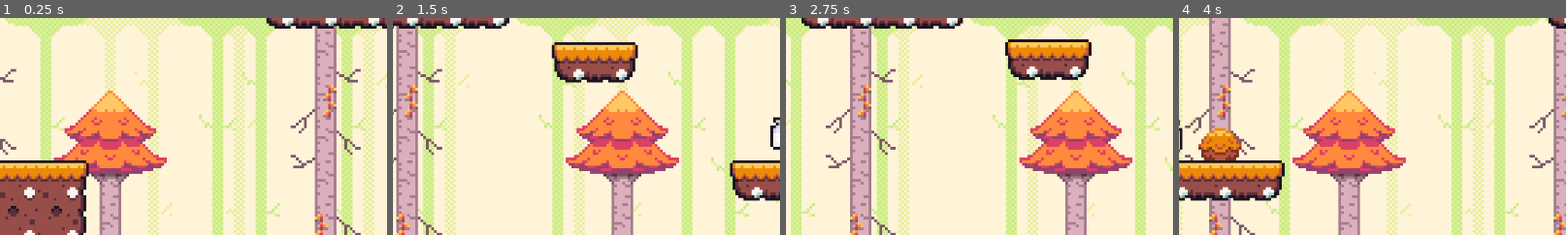
Above: before the commit, frames 1-4 (left to right).
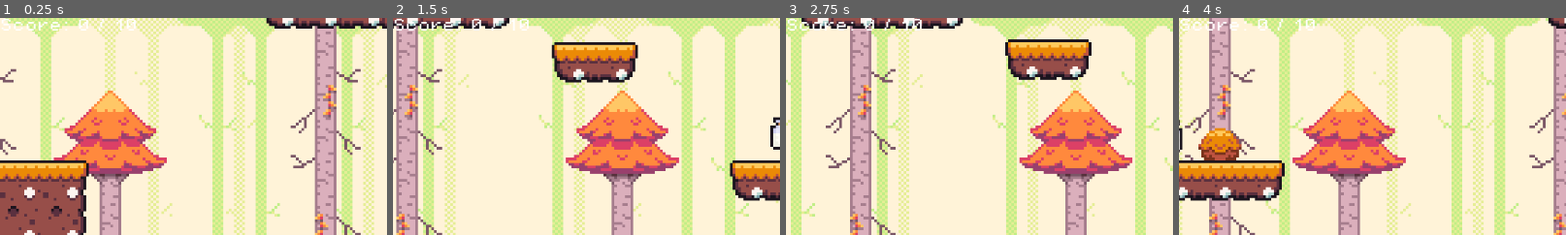
Above: after the commit, the same moments.

Repository: CakeRun/Vaerkstedsuge.github-brug-denne
Game: Godot game, scene res://level 2 (fall)/Level 2.tscn
Two runs of this game, one before a commit and one after it. Both use one fixed random seed, a clock stepped at 60 frames per second and the inputs below. This scene is started directly instead of the project's main scene.
Inputs:
- Up to frame 1 (0.25 s): no input
- Up to frame 2 (1.5 s): tap Enter (ui_accept) at 0.5 s; hold D (move_right) from 0.53 s (still down); tap X (attack) at 0.6, 1.35 s; tap Space (jump) at 0.77 s
- Up to frame 3 (2.75 s): tap Space (jump) at 1.52 s; release D (move_right) at 2.03 s; hold A (move_left) from 2.03 s (still down); tap X (attack) at 2.1 s
- Up to frame 4 (4 s): release A (move_left) at 2.78 s; hold D (move_right) from 2.78 s (still down); tap X (attack) at 2.85, 3.6 s; tap Space (jump) at 3.02, 3.77 s
The pictures show only the part of the screen within x 0-50%, y 0-50%; the shares and areas given below are measured in that part.

The runs differ from the first frame. In frame 1, 0.5% of the frame differs, in the area x 0-36%, y 0-6%; in frame 2, 0.5%; in frame 3, 0.5%; in frame 4, 0.5%.

Commit message:
Game Score
Kan kun testes når vi får styr på sceneskift og fjerner i alle levels

Diff:
--- a/GoDot/Level 1 (green)/GameManager.gd
+++ b/GoDot/Level 1 (green)/GameManager.gd
@@ -2,6 +2,8 @@
 
 var score = 0
 var addscore = 0
+
+var totalscore = 0
 
 @onready var score_label = $CanvasLayer/ScoreLabel
 
@@ -17,3 +19,7 @@
 	elif GameManager.enemy_type == "Bear":
 		addscore += 3
 	score_label.text = "Score: " + str(score) + " / 10" + " + " + str(addscore)
+
+func total_points():
+	totalscore = score + addscore
+	GameManager.current_level_score = totalscore
--- a/GoDot/global.gd
+++ b/GoDot/global.gd
@@ -5,3 +5,10 @@
 var enemy_attack = false
 
 var enemy_type = "String"
+
+var current_level_score = 0
+
+var total_score = 0
+
+func game_score():
+	total_score = total_score + current_level_score
--- a/GoDot/level 2 (fall)/Level 2.tscn
+++ b/GoDot/level 2 (fall)/Level 2.tscn
@@ -1,20 +1,23 @@
-[gd_scene load_steps=33 format=3 uid="uid://qhx4cxt4kjmw"]
-
+[gd_scene load_steps=36 format=3 uid="uid://qhx4cxt4kjmw"]
+
+[ext_resource type="Script" path="res://Level 1 (green)/GameManager.gd" id="1_d4dxq"]
 [ext_resource type="Texture2D" uid="uid://dregkhwcexytk" path="res://Graphics/Seasonal Tilesets/2 - Autumn Forest/Terrain (16 x 16).png" id="1_wqq13"]
 [ext_resource type="Texture2D" uid="uid://bvkkw8kyxcavf" path="res://Graphics/Seasonal Tilesets/2 - Autumn Forest/Autumn_entities (16 x 16).png" id="2_l3t5a"]
+[ext_resource type="FontFile" uid="uid://lobebsc6nhjr" path="res://Graphics/Font/PixelOperator8.ttf" id="2_noxbo"]
 [ext_resource type="Texture2D" uid="uid://bxygh80dl2bau" path="res://Graphics/Seasonal Tilesets/2 - Autumn Forest/Background parts/_Complete_static_BG_(288 x 208).png" id="3_5bytn"]
 [ext_resource type="Texture2D" uid="uid://c5wc6rbivxap2" path="res://Graphics/Seasonal Tilesets/2 - Autumn Forest/Background parts/2 - Trees.png" id="4_3hsrs"]
 [ext_resource type="Texture2D" uid="uid://gxf2r8n7b1k2" path="res://Graphics/Seasonal Tilesets/2 - Autumn Forest/Background parts/1 - Leaf_top.png" id="5_14px6"]
 [ext_resource type="Texture2D" uid="uid://ba5x0nl33l275" path="res://Graphics/Seasonal Tilesets/2 - Autumn Forest/Background parts/4 - Tree_row_BG_1.png" id="6_xgdej"]
 [ext_resource type="Texture2D" uid="uid://t3xmeajl4dy8" path="res://Graphics/BackgroundFall.png" id="7_yjnww"]
 [ext_resource type="PackedScene" uid="uid://chseesgkhofm3" path="res://level 2 (fall)/animatable_body_2d.tscn" id="8_6ckl1"]
-[ext_resource type="PackedScene" uid="uid://64nw0m5jl78e" path="res://killzone.tscn" id="9_nuwi6"]
-[ext_resource type="PackedScene" uid="uid://cu5d3ucmmw8bx" path="res://platform_fall.tscn" id="10_gdg2f"]
+[ext_resource type="PackedScene" path="res://killzone.tscn" id="9_nuwi6"]
+[ext_resource type="PackedScene" path="res://platform_fall.tscn" id="10_gdg2f"]
 [ext_resource type="PackedScene" uid="uid://c0ayqo0w41tl0" path="res://Player/Player.tscn" id="11_hwchh"]
 [ext_resource type="PackedScene" uid="uid://kkhss8y6c5h8" path="res://Ingrediens/level 2 - cream/sugar_scene.tscn" id="12_vq8em"]
 [ext_resource type="PackedScene" uid="uid://b3flsgh4u6kou" path="res://Ingrediens/level 2 - cream/whippedcream_scene.tscn" id="13_er7vs"]
 [ext_resource type="PackedScene" uid="uid://28831wnaue7r" path="res://Ingrediens/level 2 - cream/milk_scene.tscn" id="14_dra1a"]
 [ext_resource type="PackedScene" uid="uid://mvejfwqi4eh7" path="res://doors/door_orange.tscn" id="15_xerho"]
+[ext_resource type="AudioStream" uid="uid://cfpwn7cx82w0c" path="res://Ingrediens/ingredient_pickup_sound.mp3" id="18_r1s0l"]
 
 [sub_resource type="TileSetAtlasSource" id="TileSetAtlasSource_7jmvf"]
 texture = ExtResource("1_wqq13")
@@ -4230,6 +4233,20 @@
 
 [node name="Level2" type="Node2D"]
 
+[node name="GameManager" type="Node" parent="."]
+unique_name_in_owner = true
+script = ExtResource("1_d4dxq")
+
+[node name="CanvasLayer" type="CanvasLayer" parent="GameManager"]
+
+[node name="ScoreLabel" type="Label" parent="GameManager/CanvasLayer"]
+offset_right = 40.0
+offset_bottom = 23.0
+theme_override_fonts/font = ExtResource("2_noxbo")
+theme_override_font_sizes/font_size = 21
+text = "Score: 0 / 10"
+metadata/_edit_use_anchors_ = true
+
 [node name="TileMap" type="TileMap" parent="."]
 tile_set = SubResource("TileSet_y5qin")
 format = 2
@@ -4338,3 +4355,7 @@
 
 [node name="WhippedcreamScene4" parent="Node" instance=ExtResource("13_er7vs")]
 position = Vector2(848, 76)
+
+[node name="AudioStreamPlayer2D" type="AudioStreamPlayer2D" parent="."]
+unique_name_in_owner = true
+stream = ExtResource("18_r1s0l")
--- a/GoDot/level 3 (winter)/level_3.tscn
+++ b/GoDot/level 3 (winter)/level_3.tscn
@@ -1,17 +1,20 @@
-[gd_scene load_steps=23 format=3 uid="uid://cdphajqhv2bnu"]
-
-[ext_resource type="PackedScene" uid="uid://64nw0m5jl78e" path="res://killzone.tscn" id="1_24mja"]
+[gd_scene load_steps=26 format=3 uid="uid://cdphajqhv2bnu"]
+
+[ext_resource type="PackedScene" path="res://killzone.tscn" id="1_24mja"]
+[ext_resource type="Script" path="res://Level 1 (green)/GameManager.gd" id="1_hv1cd"]
+[ext_resource type="FontFile" uid="uid://lobebsc6nhjr" path="res://Graphics/Font/PixelOperator8.ttf" id="2_a84l8"]
 [ext_resource type="Texture2D" uid="uid://c6jnhop5rhgwn" path="res://Graphics/Seasonal Tilesets/3 - Tropics/Background parts/_Complete_static_BG_(288 x 208).png" id="2_anwp5"]
 [ext_resource type="Texture2D" uid="uid://cl8vavbkm0r" path="res://Graphics/Seasonal Tilesets/3 - Tropics/Terrain (16 x 16).png" id="3_iepeq"]
 [ext_resource type="Texture2D" uid="uid://300m4q7pyn5u" path="res://Graphics/Seasonal Tilesets/3 - Tropics/Tropics_entities (16 x 16).png" id="4_fck1e"]
 [ext_resource type="Texture2D" uid="uid://6eeb6n4ox77t" path="res://Graphics/Seasonal Tilesets/3 - Tropics/Background parts/5 - Sky_color.png" id="5_5jsj7"]
 [ext_resource type="Texture2D" uid="uid://bk71h2nv20ar0" path="res://Graphics/Seasonal Tilesets/3 - Tropics/Background parts/3 - Floating_clouds.png" id="6_sqroi"]
-[ext_resource type="PackedScene" uid="uid://lgx0iaf2ps3x" path="res://platformSummer.tscn" id="7_2rn3p"]
+[ext_resource type="PackedScene" path="res://platformSummer.tscn" id="7_2rn3p"]
 [ext_resource type="PackedScene" uid="uid://b86dbujstp32g" path="res://doors/door_blue.tscn" id="8_vfpda"]
 [ext_resource type="PackedScene" uid="uid://c0ayqo0w41tl0" path="res://Player/Player.tscn" id="9_gyxn4"]
 [ext_resource type="PackedScene" uid="uid://b4d3da6e5hvgj" path="res://Ingrediens/level 3 - berries/blueberry_scene.tscn" id="10_1o2ps"]
 [ext_resource type="PackedScene" uid="uid://8gxaihi88b7y" path="res://Ingrediens/level 3 - berries/cherry_scene.tscn" id="11_06rff"]
 [ext_resource type="PackedScene" uid="uid://bgd0q5mhfph1g" path="res://Ingrediens/level 3 - berries/strawberry_scene.tscn" id="12_44hfb"]
+[ext_resource type="AudioStream" uid="uid://cfpwn7cx82w0c" path="res://Ingrediens/ingredient_pickup_sound.mp3" id="15_3tmn7"]
 
 [sub_resource type="WorldBoundaryShape2D" id="WorldBoundaryShape2D_n8uff"]
 normal = Vector2(0.00881023, -0.999961)
@@ -1782,6 +1785,20 @@
 
 [node name="level 3" type="Node2D"]
 
+[node name="GameManager" type="Node" parent="."]
+unique_name_in_owner = true
+script = ExtResource("1_hv1cd")
+
+[node name="CanvasLayer" type="CanvasLayer" parent="GameManager"]
+
+[node name="ScoreLabel" type="Label" parent="GameManager/CanvasLayer"]
+offset_right = 40.0
+offset_bottom = 23.0
+theme_override_fonts/font = ExtResource("2_a84l8")
+theme_override_font_sizes/font_size = 21
+text = "Score: 0 / 10"
+metadata/_edit_use_anchors_ = true
+
 [node name="killzone" parent="." instance=ExtResource("1_24mja")]
 collision_mask = 1
 
@@ -1889,3 +1906,7 @@
 
 [node name="StrawberryScene4" parent="." instance=ExtResource("12_44hfb")]
 position = Vector2(-56, 153)
+
+[node name="AudioStreamPlayer2D" type="AudioStreamPlayer2D" parent="."]
+unique_name_in_owner = true
+stream = ExtResource("15_3tmn7")
Not shown: 2 places in GoDot/Level 1 (green)/Level 1.tscn that only renumber resources
